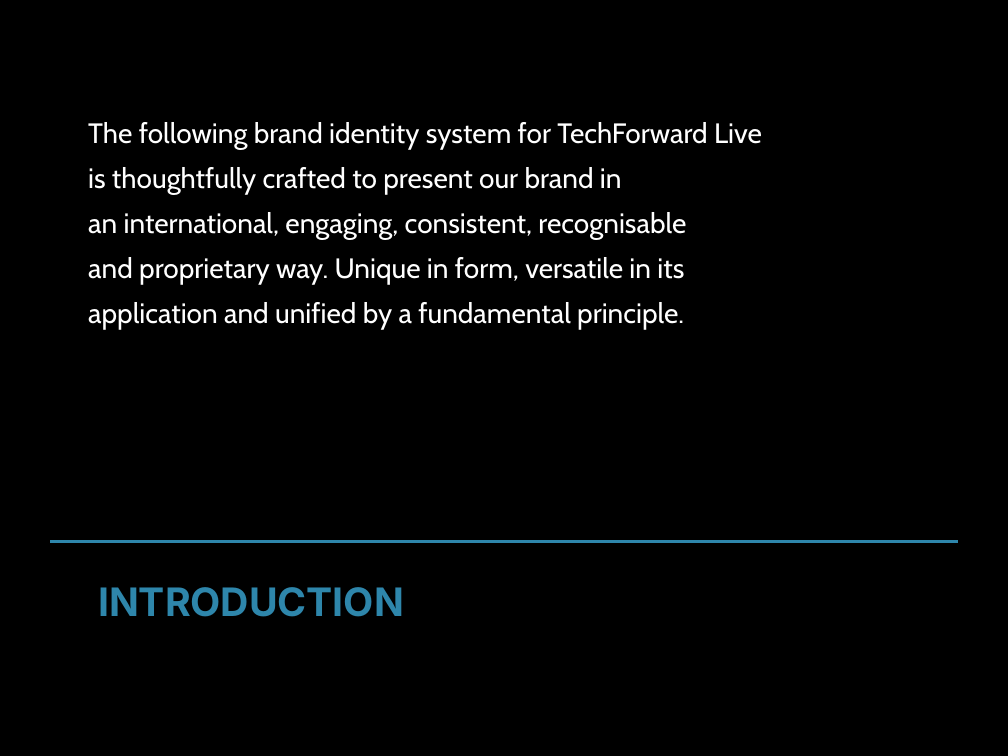
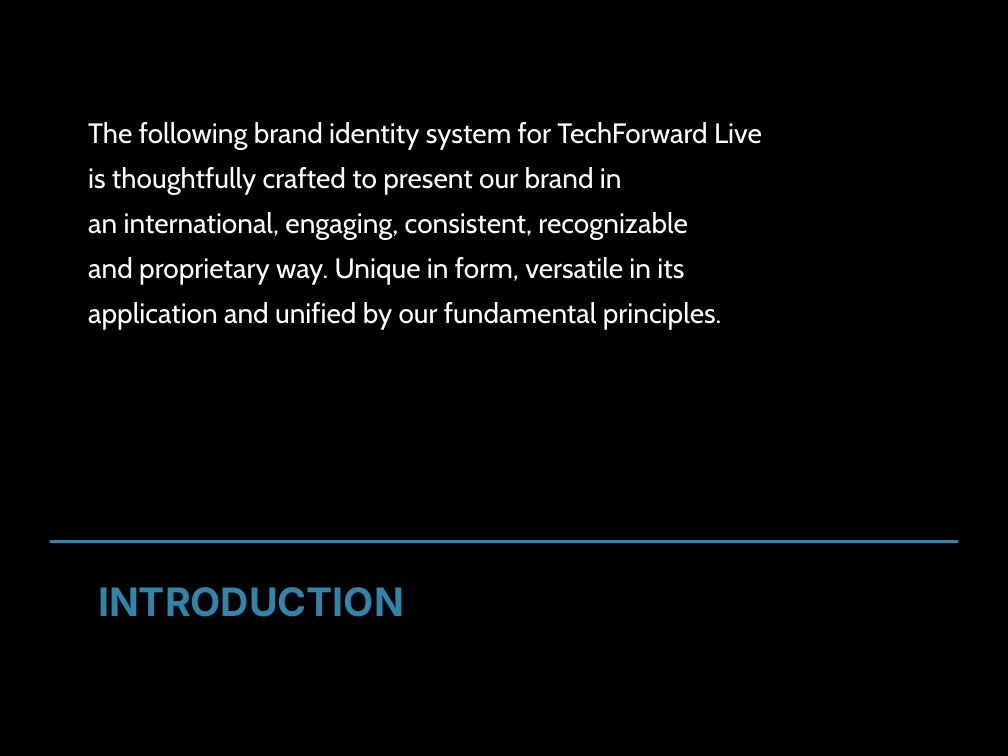
Before and after one commit to md-anas-sabah/brand_book_generator_crewai, a slide deck: slide 3 of output/techforward_live/techforward_live_enhanced_brand_book.pptx. Drawn at 1008x756 pixels with LibreOffice and Linux fonts; fonts in the diff are those of the drawing. Boxes give left, top, right and bottom in pixels: in the first picture for what was removed or moved away, otherwise in the second. Text is boxed around its words. In the diff, an @@ line names an element or a change of style, - is before the commit and + after.

```diff
--- a/output/techforward_live/techforward_live_enhanced_brand_book.pptx
+++ b/output/techforward_live/techforward_live_enhanced_brand_book.pptx
@@ text at (88, 212, 688, 240): text changed @@
-an international, engaging, consistent, recognisable
+an international, engaging, consistent, recognizable
@@ text at (88, 302, 722, 329): text changed @@
-application and unified by a fundamental principle.
+application and unified by our fundamental principles.
```
Also in this commit, not shown: 1 slide added, 1 slide removed, 24 other files.
